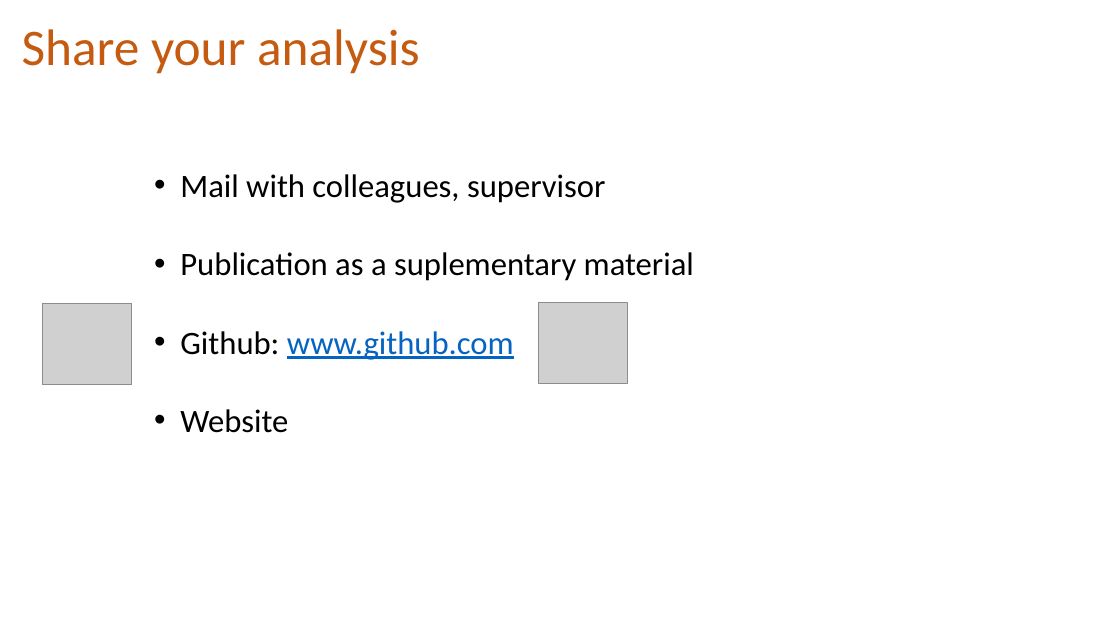
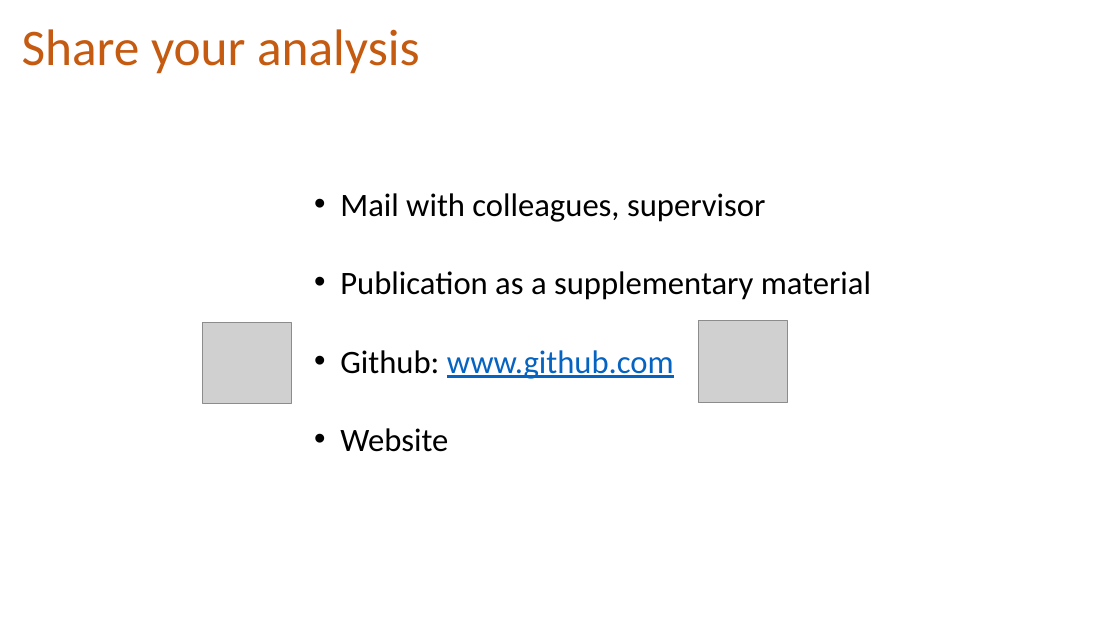
Before and after one commit to holtzy/Talk, a slide deck: slide 24 of 2018/Introduction_to_Rmarkdown.pptx (slide 22 before the commit). Drawn at 1120x630 pixels with LibreOffice and Linux fonts; fonts in the diff are those of the drawing; grey boxes stand for pictures. Boxes give left, top, right and bottom in pixels: in the first picture for what was removed or moved away, otherwise in the second. Text is boxed around its words. In the diff, an @@ line names an element or a change of style, - is before the commit and + after.

Commit message:
Ppt OK

```diff
--- a/2018/Introduction_to_Rmarkdown.pptx
+++ b/2018/Introduction_to_Rmarkdown.pptx
@@ 2 pictures, 1 text: place and size @@
-2 pictures, 1 text at (43,174,694,433)
+2 pictures, 1 text at (202,193,871,452)
@@ text at (340,271,871,300): text changed @@
-• Publication as a suplementary material
+• Publication as a supplementary material
```
Also in this commit, not shown: 4 other slides changed, 5 slides added, 1 slide removed.
